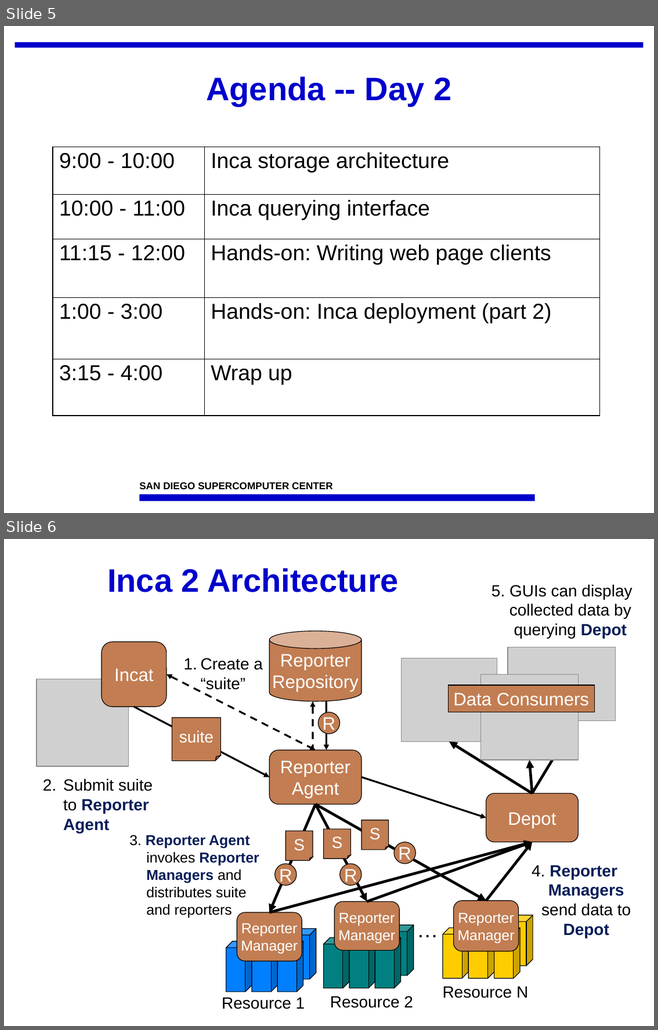
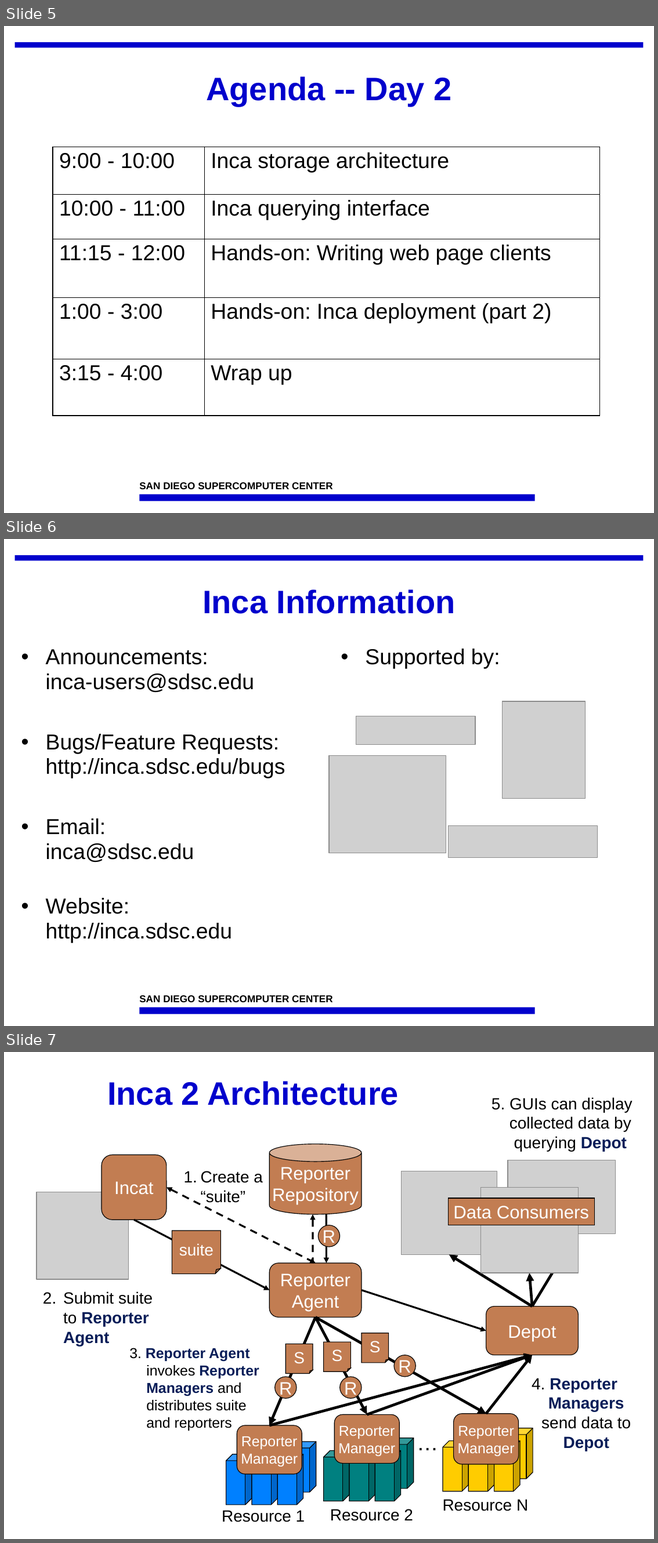
Before and after one commit to IncaProject/inca-xsede, a slide deck: talks/feb-06-workshop/overview.ppt. Shown one above the other, each under a label of ours: slides 5 and 6 before the commit, slides 5, 6 and 7 after it. The pictures are 658x1030 and 658x1543 pixels, drawn with LibreOffice and Linux fonts; fonts in the diff are those of the drawing; grey boxes stand for pictures; background and template pictures are left out. Boxes give left, top, right and bottom in pixels: in the first picture for what was removed or moved away, otherwise in the second. Text is boxed around its words. In the diff, an @@ line names an element or a change of style, - is before the commit and + after.

```diff
--- a/talks/feb-06-workshop/overview.ppt
+++ b/talks/feb-06-workshop/overview.ppt
@@ slide 6 added at bbox=[4, 539, 654, 1026], background #FFFFFF; not listed: 3 template elements that a slide beside it also shows @@
@@ title added at bbox=[202, 589, 455, 614], 36 pt, text #0000CC, bold @@
+Inca Information
@@ text added at bbox=[46, 649, 285, 943], 24 pt, text #000000 @@
+• Announcements:
+  inca-users@sdsc.edu
+• Bugs/Feature Requests:
+  http://inca.sdsc.edu/bugs
+• Email:
+  inca@sdsc.edu
+• Website:
+  http://inca.sdsc.edu
@@ text added at bbox=[365, 649, 500, 669], 24 pt, text #000000 @@
+• Supported by:
@@ picture added at bbox=[502, 701, 585, 799] @@
@@ picture added at bbox=[356, 716, 475, 745] @@
@@ picture added at bbox=[329, 755, 446, 853] @@
@@ picture added at bbox=[448, 826, 596, 858] @@
@@ what was slide 6 is now slide 7 @@
```
Also in this commit, not shown: 3 slides changed, 1 slide removed.
